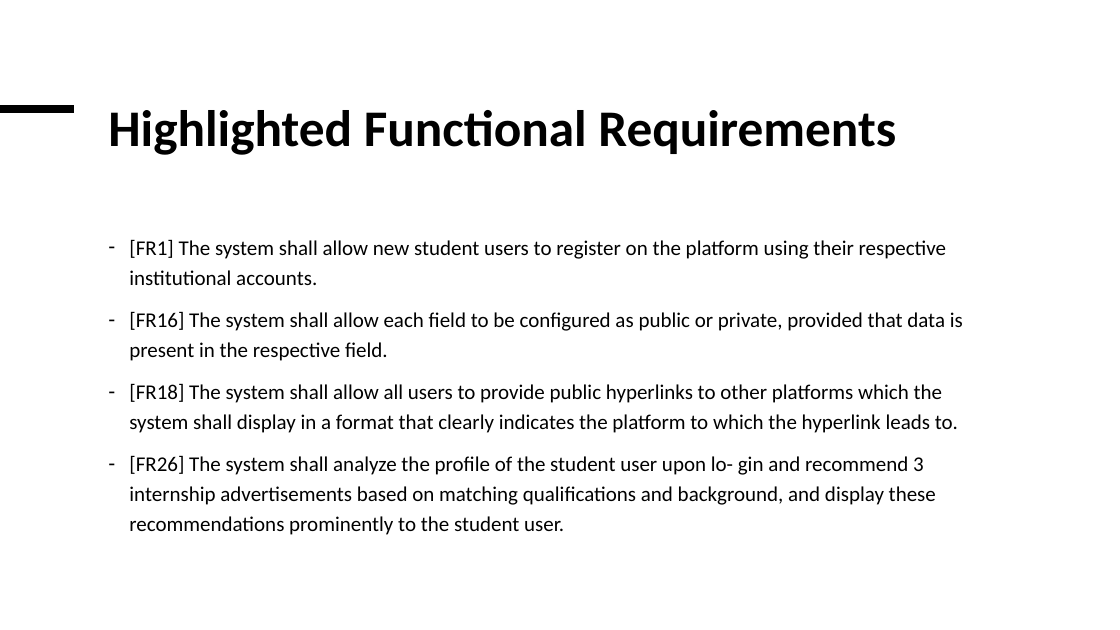
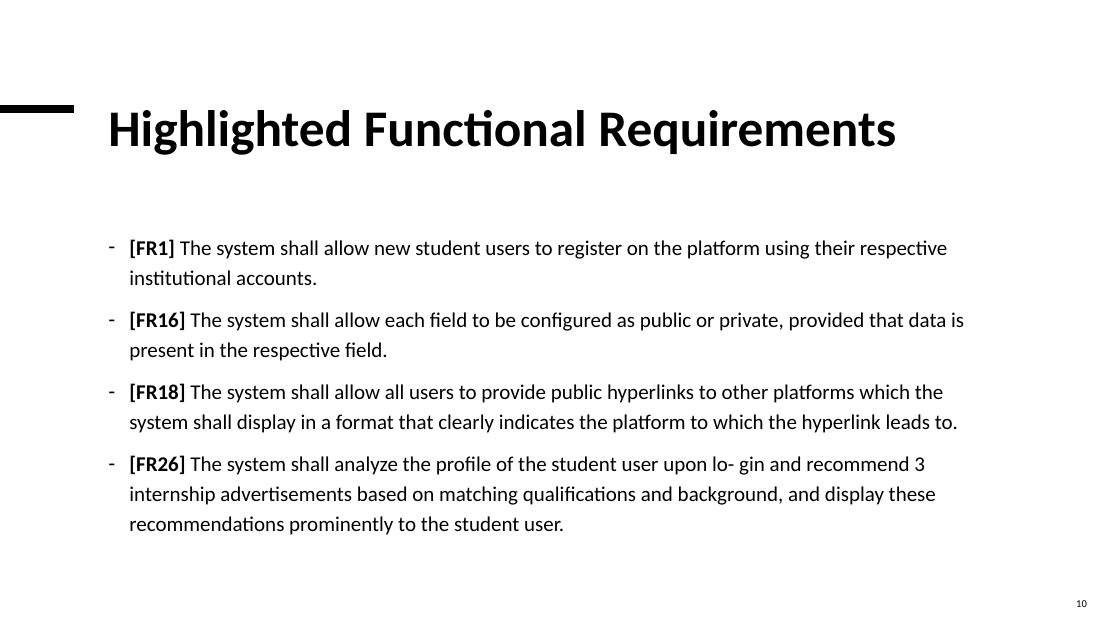
Before and after one commit to EdinZiga/DimicTatalovicZiga, a slide deck: slide 10 of Presentation/Presentation.pptx. Drawn at 1120x630 pixels with LibreOffice and Linux fonts; fonts in the diff are those of the drawing. Boxes give left, top, right and bottom in pixels: in the first picture for what was removed or moved away, otherwise in the second. Text is boxed around its words. In the diff, an @@ line names an element or a change of style, - is before the commit and + after.

```diff
--- a/Presentation/Presentation.pptx
+++ b/Presentation/Presentation.pptx
@@ text "[FR1] The system shall allow ..." at <box>129,239,964,535</box>: bold on in "[FR1]", "[FR16]", "[FR18]", "[FR26]" @@
@@ page number added at <box>1076,600,1087,607</box>, 9 pt, text #000000 @@
+10
```
Also in this commit, not shown: 16 other slides changed, 3 slides added, 1 other file.
